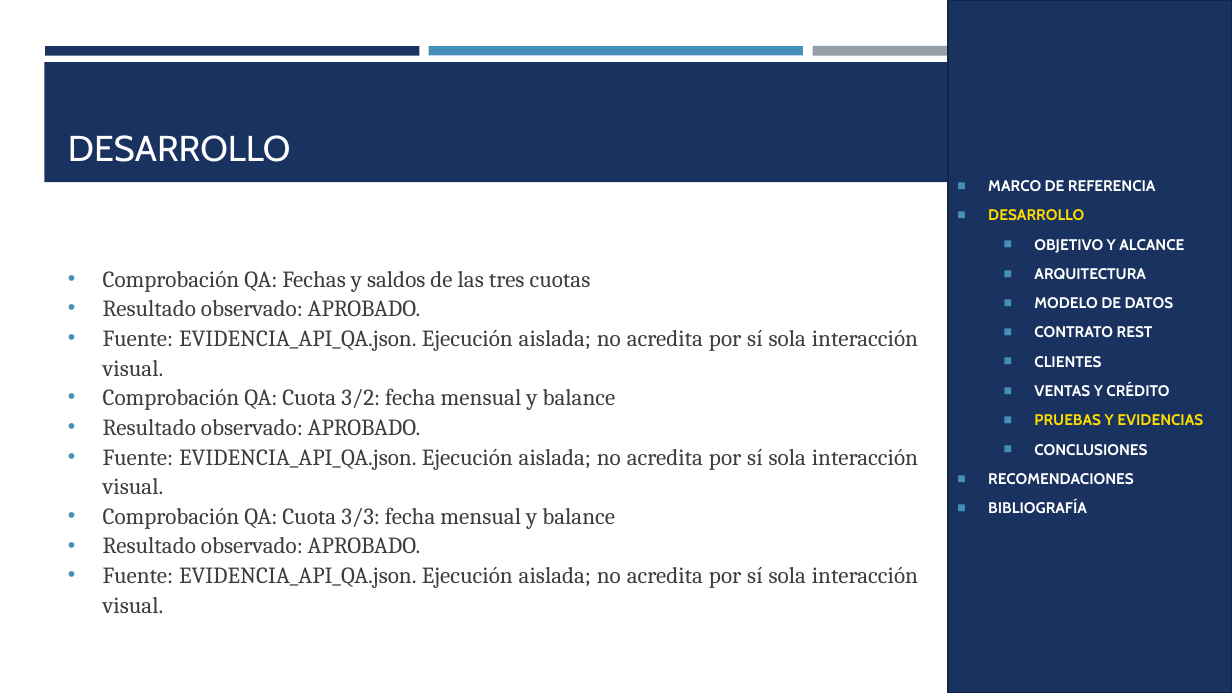
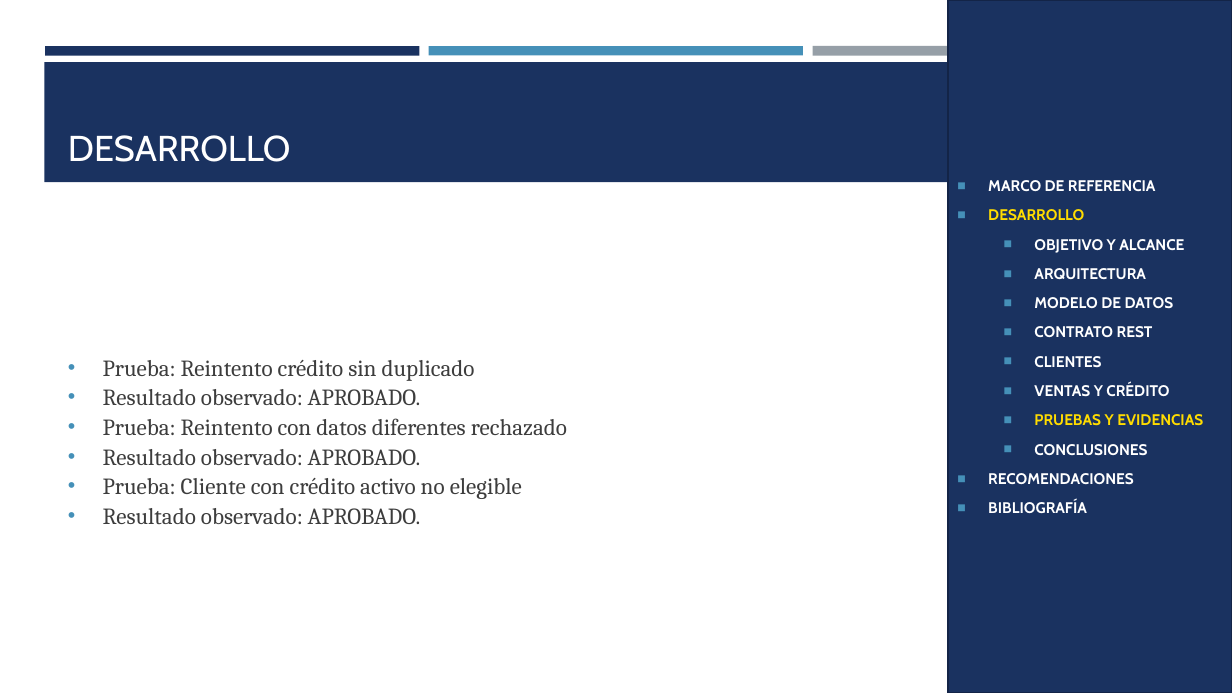
Before and after one commit to gamurigm/examen-arq-1, a slide deck: slide 38 of 05. DOCUMENTACION/02. PRESENTACION/PRESENTACION_CELULAR_BDDLOCAL_RESTFUL_DOTNET_GR09.pptx. Drawn at 1232x693 pixels with LibreOffice and Linux fonts; fonts in the diff are those of the drawing. Boxes give left, top, right and bottom in pixels: in the first picture for what was removed or moved away, otherwise in the second. Text is boxed around its words. In the diff, an @@ line names an element or a change of style, - is before the commit and + after.

```diff
--- a/05. DOCUMENTACION/02. PRESENTACION/PRESENTACION_CELULAR_BDDLOCAL_RESTFUL_DOTNET_GR09.pptx
+++ b/05. DOCUMENTACION/02. PRESENTACION/PRESENTACION_CELULAR_BDDLOCAL_RESTFUL_DOTNET_GR09.pptx
@@ text at (x1=103, y1=360, x2=475, y2=381): text changed @@
-• Comprobación QA: Fechas y saldos de las tres cuotas
+• Prueba: Reintento crédito sin duplicado
@@ text at (x1=103, y1=418, x2=567, y2=436): text changed @@
-• Fuente: EVIDENCIA_API_QA.json. Ejecución aislada; no acredita por sí sola interacción visual.
-• Comprobación QA: Cuota 3/2: fecha mensual y balance
+• Prueba: Reintento con datos diferentes rechazado
@@ text at (x1=103, y1=478, x2=522, y2=499): text changed @@
-• Fuente: EVIDENCIA_API_QA.json. Ejecución aislada; no acredita por sí sola interacción visual.
-• Comprobación QA: Cuota 3/3: fecha mensual y balance
+• Prueba: Cliente con crédito activo no elegible
@@ text at (x1=103, y1=567, x2=918, y2=613): paragraph removed @@
-• Fuente: EVIDENCIA_API_QA.json. Ejecución aislada; no acredita por sí sola interacción visual.
```
Also in this commit, not shown: 39 other slides changed, 9 slides removed, 7 other files.
